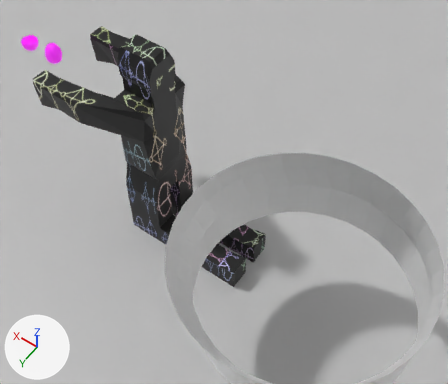
A saved change to the Blender file 4_0_AngelArt_March6th2024.blend.
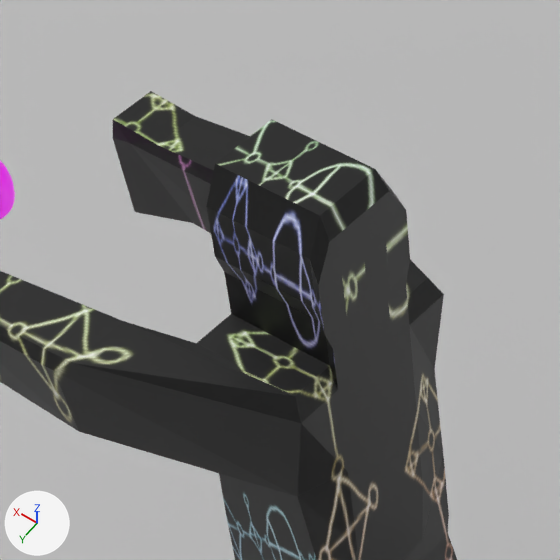
The first picture shows the older version from a 50 mm camera at (-3.85, 2.57, 5.97) aimed at (-1.96, -0.08, 1.8). The close-ups show both versions on the part from 13% to 49% of the width and 0% to 42% of the height of that picture. The axes (+X, +Y, +Z) are drawn at lower left. The lights are the same throughout.
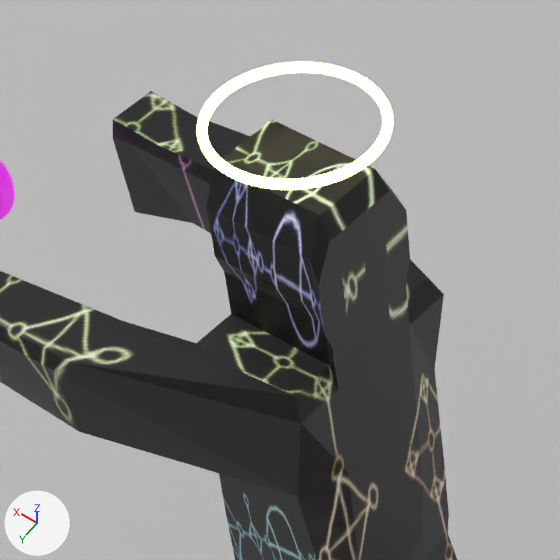
Where the change shows, as pixel boxes [x1, y1, x2, y2] in the close-ups (560 x 560 px):
'AngelHalo', added
    after: [196, 62, 394, 190]

Diff of the bpy script that builds the scene:
```diff
--- a/4_0_AngelArt_March6th2024.blend.py
+++ b/4_0_AngelArt_March6th2024.blend.py
@@ mat_angelhalo @@
+mat_angelhalo = principled_material('AngelHalo')
+mat_angelhalo.base_color = (0.77, 0.8, 0.153)  # yellow #e3e76d
+mat_angelhalo.emission_color = (1.0, 0.869, 0.305)  # yellow #fff096
+mat_angelhalo.emission_strength = 4.1
@@ cu_beziercircle @@
+cu_beziercircle = bpy.data.curves.new('BezierCircle', 'CURVE')
+cu_beziercircle.dimensions = '3D'
+_sp = cu_beziercircle.splines.new('BEZIER'); _sp.bezier_points.add(3)
+_sp.bezier_points.foreach_set('co', [-1.0, 0.0, 0.0, 0.0, 1.0, 0.0, 1.0, 0.0, 0.0, 0.0, -1.0, 0.0])
+_sp.bezier_points.foreach_set('handle_left', [-1.0, -0.552, 0.0, -0.552, 1.0, 0.0, 1.0, 0.552, 0.0, 0.552, -1.0, 0.0])
+_sp.bezier_points.foreach_set('handle_right', [-1.0, 0.552, 0.0, 0.552, 1.0, 0.0, 1.0, -0.552, 0.0, -0.552, -1.0, 0.0])
+for _p, _l, _r in zip(_sp.bezier_points, ['AUTO', 'AUTO', 'AUTO', 'AUTO'], ['AUTO', 'AUTO', 'AUTO', 'AUTO']): _p.handle_left_type = _l; _p.handle_right_type = _r
+_sp.order_u = 0
+_sp.order_v = 0
+_sp.use_cyclic_u = True
+cu_beziercircle.materials.append(mat_angelhalo)  # yellow #e3e76d
+cu_beziercircle.use_path = True
+cu_beziercircle.bevel_profile.use_clip = True
+cu_beziercircle.bevel_depth = 0.06
+cu_beziercircle.fill_mode = 'FULL'
@@ ob_angelhalo @@
+ob_angelhalo = bpy.data.objects.new('AngelHalo', cu_beziercircle)
+ob_angelhalo.location = (-0.784, -0.532, 2.619)
+ob_angelhalo.scale = (-0.226, -0.226, -0.226)
```
